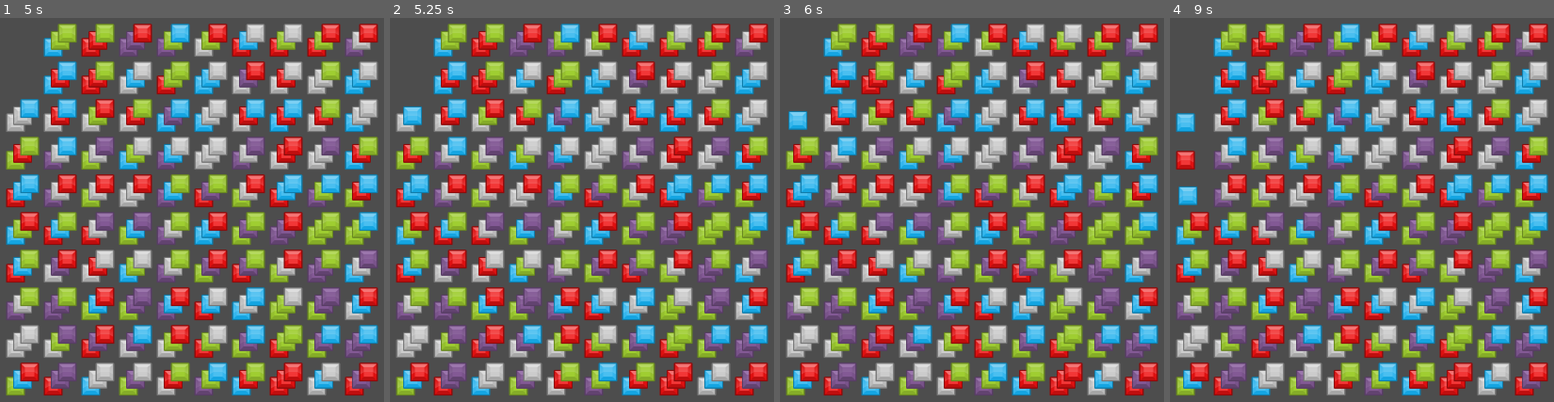
Above: before the commit, frames 1-4 (left to right).
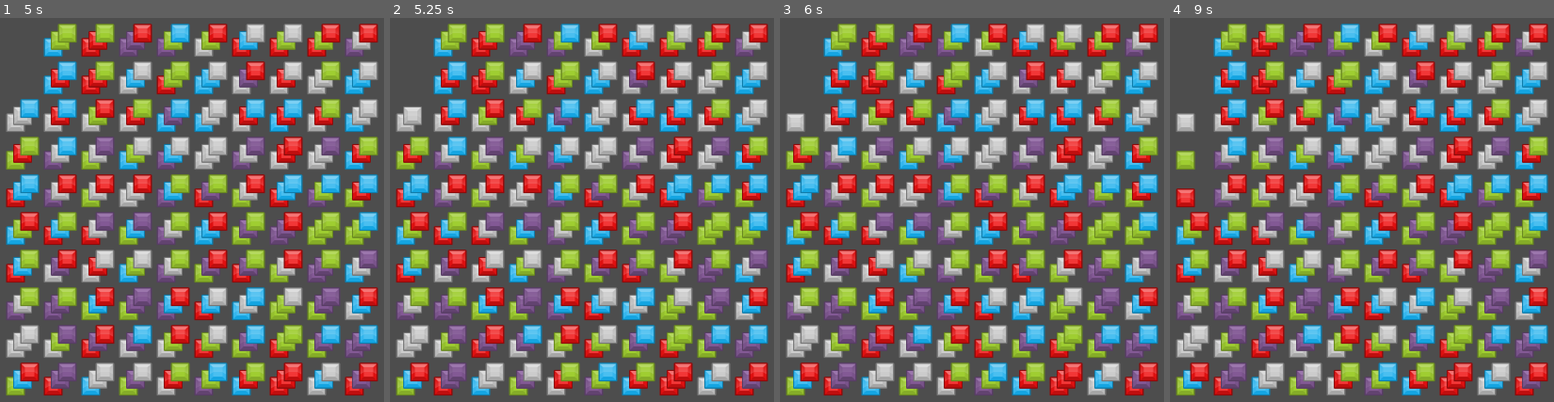
Above: after the commit, the same moments.

Repository: heyhachi/SanSameClone
Game: Godot game, scene res://Levels/main_level.tscn
Two runs of this game, one before a commit and one after it. Both use one fixed random seed, a clock stepped at 60 frames per second and the inputs below.
Inputs (mouse positions are in pixels of both pictures, inside the frame that each line leads up to):
- Up to frame 1 (5 s): tap Enter at 0.5, 2, 3.5 s; move the mouse to (30, 33) at 0.52 s; press the mouse at (30, 33) at 0.53 s; tap Space at 1.25, 2.75, 4.25 s; move the mouse to (23, 41) at 1.27 s; release the mouse at (23, 41) at 1.28 s; click (23, 41) at 1.35 s; move the mouse to (15, 48) at 2.02 s; press the mouse at (15, 48) at 2.03 s; move the mouse to (30, 71) at 2.77 s; release the mouse at (30, 71) at 2.78 s; click (30, 71) at 2.85 s; move the mouse to (23, 79) at 3.52 s; press the mouse at (23, 79) at 3.53 s; move the mouse to (15, 83) at 4.27 s; release the mouse at (15, 83) at 4.28 s; click (15, 83) at 4.35 s
- Up to frame 2 (5.25 s): move the mouse to (420, 110) at 5.02 s; press the mouse at (420, 110) at 5.03 s
- Up to frame 3 (6 s): move the mouse to (795, 121) at 5.77 s; release the mouse at (795, 121) at 5.78 s; click (795, 121) at 5.85 s
- Up to frame 4 (9 s): move the mouse to (1200, 144) at 6.52 s; press the mouse at (1200, 144) at 6.53 s; move the mouse to (1193, 152) at 7.27 s; release the mouse at (1193, 152) at 7.28 s; click (1193, 152) at 7.35 s; move the mouse to (1200, 183) at 8.02 s; press the mouse at (1200, 183) at 8.03 s; move the mouse to (1185, 198) at 8.77 s; release the mouse at (1185, 198) at 8.78 s; click (1185, 198) at 8.85 s

Frame 1 is identical in both runs. In frame 2, 0.2% of the frame differs, in the area x 3-9%, y 23-28%; in frame 3, 0.3%; in frame 4, 0.8%, in the area x 1-8%, y 24-50%.

Commit message:
クリック時に複数のパネルを検出した際の処理を修正した。
grid_position.zでソートして一番上のパネルを対象とした。

Diff:
--- a/Levels/main_level.gd
+++ b/Levels/main_level.gd
@@ -10,6 +10,7 @@
 var panel_scene: PackedScene = preload("res://Panels/panel_item.tscn")
 var panel_array := []
 var mouse_position := Vector2.ZERO
+
 
 func _ready() -> void:
 	randomize()
@@ -17,6 +18,16 @@
 	init_field()
 	# フィールドサイズ確認
 	print("x,y,z:%d,%d,%d" % [panel_array.size(), panel_array[0].size(), panel_array[0][0].size()])
+
+	#var arr = [3,4,1,5,9]
+	#arr.sort_custom(
+		#func(a: int, b: int) -> bool:
+			#if a < b:
+				#return true
+			#return false
+	#)
+	#print(arr)
+
 
 
 func init_field() -> void:
@@ -45,7 +56,8 @@
 	move_inside()
 	move_down()
 	move_left()
-	mouse_position = get_global_mouse_position()
+	#mouse_position = get_global_mouse_position()
+	mouse_position = get_viewport().get_mouse_position()
 
 
 func _physics_process(delta: float) -> void:
@@ -58,16 +70,36 @@
 	var query := PhysicsPointQueryParameters2D.new()
 	query.position = mouse_position
 	query.collide_with_areas = true
-	query.collide_with_bodies = true
+	query.collide_with_bodies = false
 	query.collision_mask = 0x1
 	query.exclude = [self]
 
+	#検出したノード
 	var result := space_state.intersect_point(query)
 	if result:
-		var panel := result[0].collider as PanelItem
+		var colliders: Array[PanelItem] = []
+		for i in result:
+			if i.collider is PanelItem:
+				colliders.append(i.collider)
+
+		#grid_positionのZ座標でソートする
+		colliders.sort_custom(
+			func(a:PanelItem, b:PanelItem) -> bool:
+				if a.grid_position.z < b.grid_position.z:
+					return true
+				return false
+		)
+
+		#Z座標上の一番上のパネルのみ取り除く
+		var panel := colliders[0]
 		if panel:
 			panel_array[panel.grid_position.x][panel.grid_position.y][panel.grid_position.z] = null
 			panel.queue_free()
+
+		#for item in result:
+			#var panel := item.collider as PanelItem
+			#print("(%d:%d:%d)=%s" % [panel.grid_position.x, panel.grid_position.y, panel.grid_position.z, panel.get_color_name()])
+		#print("")
 
 
 func get_random_color() -> Global.PanelColor:
--- a/Panels/panel_item.gd
+++ b/Panels/panel_item.gd
@@ -75,3 +75,7 @@
 func set_color(new_color: Global.PanelColor) -> void:
 	color = new_color
 	skin.texture = textures[new_color]
+
+
+func get_color_name() -> String:
+	return color_name[self.color]
